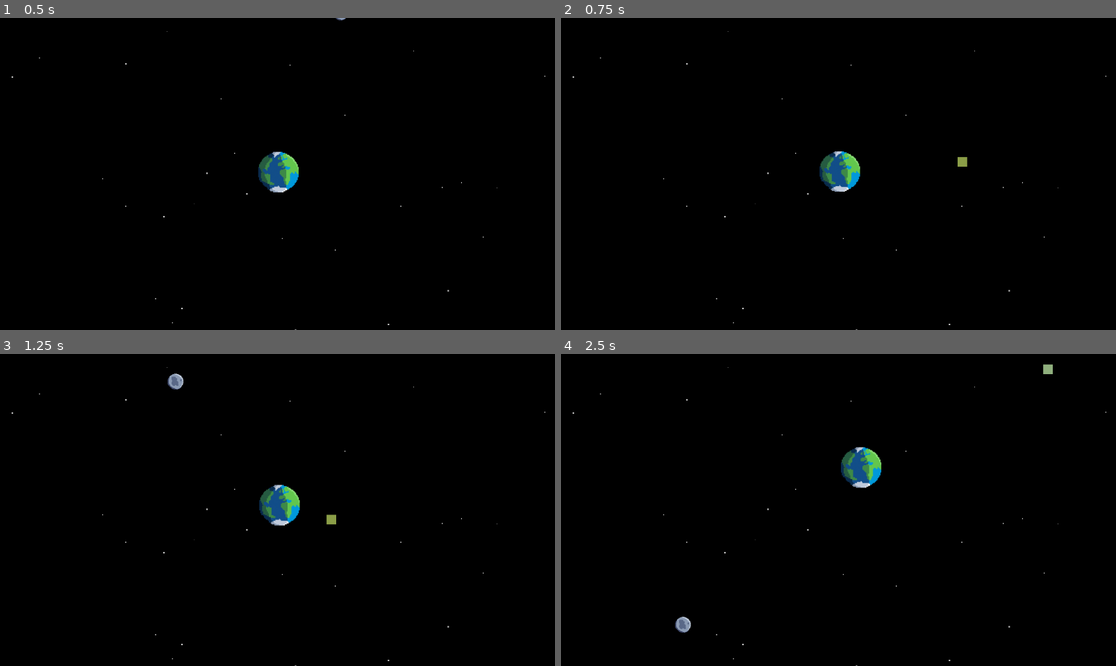
Above: before the commit, frames 1-4 (two rows, left to right).
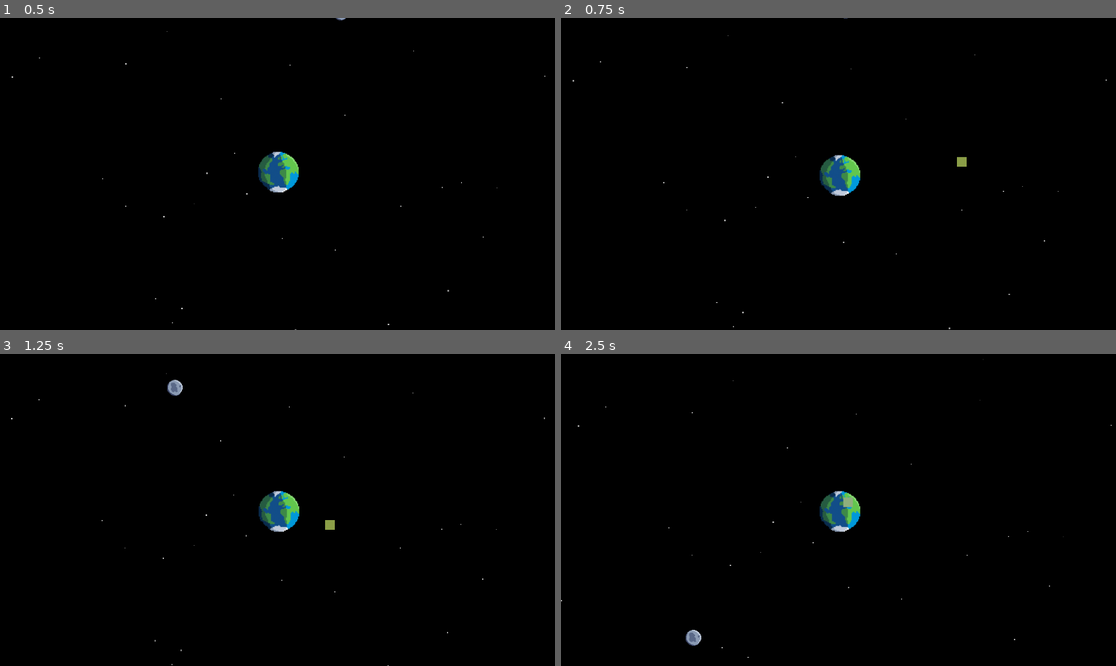
Above: after the commit, the same moments.

Repository: hunterjsb/spaceballs
Game: Godot game, scene res://node_2d.tscn
Two runs of this game, one before a commit and one after it. Both use one fixed random seed, a clock stepped at 60 frames per second and the inputs below.
Inputs (mouse positions are in pixels of both pictures, inside the frame that each line leads up to):
- Up to frame 1 (0.5 s): no input
- Up to frame 2 (0.75 s): tap Enter (ui_accept) at 0.5 s; move the mouse to (960, 158) at 0.52 s; hold Alt (toggle_camera_lock, bound only after the commit) from 0.53 s (still down); click (960, 158) at 0.67 s
- Up to frame 3 (1.25 s): keep holding Alt (toggle_camera_lock, bound only after the commit); tap Enter (ui_accept) at 0.77 s; tap Ctrl at 0.8 s
- Up to frame 4 (2.5 s): move the mouse to (727, 525) at 1.27 s; release Alt (toggle_camera_lock, bound only after the commit) at 1.28 s; tap Ctrl at 1.35, 2.3 s; click (727, 525) at 1.42 s; tap Enter (ui_accept) at 1.52 s; tap Alt (toggle_camera_lock, bound only after the commit) at 1.55 s; move the mouse to (894, 441) at 2.02 s; hold Alt (toggle_camera_lock, bound only after the commit) from 2.03 s (still down); click (894, 441) at 2.17 s

Frame 1 is identical in both runs. In frame 2, 0.6% of the frame differs, in the area x 2-99%, y 0-100%; in frame 3, 0.9%; in frame 4, 1.9%, in the area x 0-100%, y 1-100%.

Commit message:
refactor camera input and camera lock toggle with alt

Diff:
--- /dev/null
+++ b/PlayerCam.gd
@@ -0,0 +1,27 @@
+extends Camera2D
+
+signal camera_lock_toggled(is_locked)
+
+@export var zoom_speed = 0.1
+@export var min_zoom = 0.1
+@export var max_zoom = 5.0
+@export var camera_locked = false
+
+func _unhandled_input(event):
+	if event.is_action_pressed("zoom_in"):
+		zoom_camera(zoom_speed)
+	elif event.is_action_pressed("zoom_out"):
+		zoom_camera(-zoom_speed)
+	elif event.is_action_pressed("toggle_camera_lock"):
+		toggle_camera_lock()
+
+func zoom_camera(amount):
+	zoom += Vector2.ONE * amount
+
+func toggle_camera_lock():
+	camera_locked = !camera_locked
+	emit_signal("camera_lock_toggled", camera_locked)
+
+func _process(delta):
+	if camera_locked:
+		position = get_node("/root/Space/Earth").position
--- a/node_2d.gd
+++ b/node_2d.gd
@@ -2,10 +2,7 @@
 
 var G = 67  # Gravitational constant
 
-@onready var camera = $Camera2D
-var zoom_speed = 0.1
-var min_zoom = 0.1
-var max_zoom = 5.0
+@onready var camera = $PlayerCam
 
 var SpawnedBody = preload("res://SpawnedBody.gd")  # Preload the SpawnedBody script
 var bodies = []  # Array to keep track of grav bodies
@@ -45,20 +42,15 @@
 
 	if event is InputEventMouseButton:
 		if event.button_index == MOUSE_BUTTON_WHEEL_UP and event.pressed and Input.is_key_pressed(KEY_CTRL):
-			zoom_camera(zoom_speed)
+			$PlayerCam.zoom_camera($PlayerCam.zoom_speed)
 		elif event.button_index == MOUSE_BUTTON_WHEEL_DOWN and event.pressed and Input.is_key_pressed(KEY_CTRL):
-			zoom_camera(-zoom_speed)
+			$PlayerCam.zoom_camera(-$PlayerCam.zoom_speed)
 		elif event.button_index == MOUSE_BUTTON_LEFT and event.pressed:
 			spawn_body(get_global_mouse_position())
 
 func _process(delta):
 	if charging:
 		$Rocket.continue_charging(delta)
-
-func zoom_camera(zoom_factor):
-	var new_zoom = camera.zoom + Vector2(zoom_factor, zoom_factor)
-	new_zoom = new_zoom.clamp(Vector2(min_zoom, min_zoom), Vector2(max_zoom, max_zoom))
-	camera.zoom = new_zoom
 
 func spawn_body(position: Vector2):
 	var new_body = SpawnedBody.new()
--- a/node_2d.tscn
+++ b/node_2d.tscn
@@ -1,10 +1,11 @@
-[gd_scene load_steps=7 format=3 uid="uid://bb01ou7oo7xio"]
+[gd_scene load_steps=8 format=3 uid="uid://bb01ou7oo7xio"]
 
 [ext_resource type="Script" path="res://node_2d.gd" id="1_43i8g"]
 [ext_resource type="Script" path="res://ParallaxLayer.gd" id="2_h6sv8"]
 [ext_resource type="PackedScene" uid="uid://djmejinexsnue" path="res://gravitational_body.tscn" id="3_xg3f6"]
 [ext_resource type="PackedScene" uid="uid://bypuqx8wg5kh1" path="res://rocket.tscn" id="4_twf33"]
 [ext_resource type="PackedScene" uid="uid://dx0xksg2utbcp" path="res://earth.tscn" id="5_8ywia"]
+[ext_resource type="Script" path="res://PlayerCam.gd" id="5_upedt"]
 [ext_resource type="PackedScene" uid="uid://60havwyine8i" path="res://moon.tscn" id="6_toa0n"]
 
 [node name="Space" type="Node2D"]
@@ -29,8 +30,9 @@
 [node name="Rocket" parent="." instance=ExtResource("4_twf33")]
 position = Vector2(519, 313)
 
-[node name="Camera2D" type="Camera2D" parent="."]
+[node name="PlayerCam" type="Camera2D" parent="."]
 position = Vector2(578, 326)
+script = ExtResource("5_upedt")
 
 [node name="Earth" parent="." instance=ExtResource("5_8ywia")]
 position = Vector2(576, 320)
--- a/project.godot
+++ b/project.godot
@@ -14,3 +14,11 @@
 run/main_scene="res://node_2d.tscn"
 config/features=PackedStringArray("4.2", "Forward Plus")
 config/icon="res://icon.svg"
+
+[input]
+
+toggle_camera_lock={
+"deadzone": 0.5,
+"events": [Object(InputEventKey,"resource_local_to_scene":false,"resource_name":"","device":-1,"window_id":0,"alt_pressed":false,"shift_pressed":false,"ctrl_pressed":false,"meta_pressed":false,"pressed":false,"keycode":0,"physical_keycode":4194328,"key_label":0,"unicode":0,"echo":false,"script":null)
+]
+}
